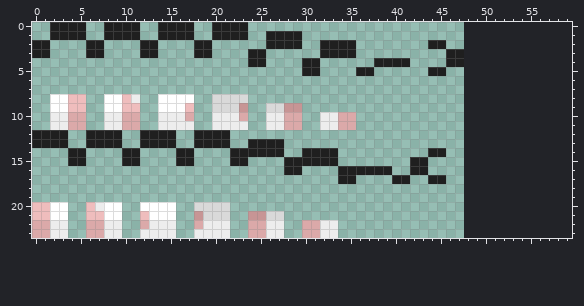
Pixel-art sprite: sample_skins/9/eyes.png. Above, as it was before the edit.
The file is 48x24 pixels. The old version is drawn lined up with the new one, on the new canvas.
After the commit:
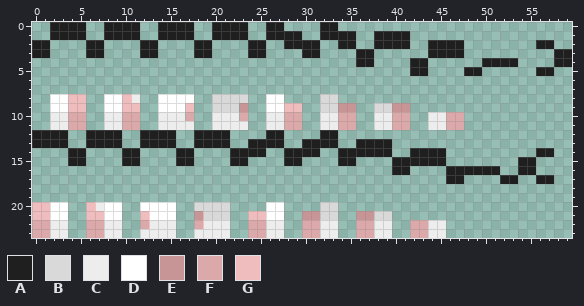
Palette (. is transparent): A #1f1f1f  B #d9d9d9  C #ededed  D #ffffff  E #c79595  F #dba9a9  G #efbdbd
Changes in this commit:
canvas 48x24 -> 60x24
Colour A is added in row 0 at x 26 to 27 and 32 to 33; in row 1 at x 32 to 35 and 38 to 41; in row 2 at x 24 to 25, 30 to 31, 38 to 41, 46 to 47 and 56 to 57; in row 3 at x 30 to 31, 36 to 37, 44 to 45 and 58 to 59; in row 4 at x 36 to 37, 42 to 43, 50 to 53 and 58 to 59; in row 5 at x 42 to 43, 48 to 49 and 56 to 57.
Colour A is added in row 12 at x 26 to 27 and 32 to 33; in row 13 at x 30 to 33 and 36 to 39; in row 14 at x 28 to 29, 34 to 39, 42 to 43 and 56 to 57; in row 15 at x 34 to 35, 40 to 41, 44 to 45 and 54 to 55; in row 16 at x 40 to 41, 46 to 51 and 54 to 55; in row 17 at x 46 to 47, 52 to 53 and 56 to 57.
Colour B is added in row 8 at x 32 to 33; in row 9 at x 32 to 33 and 38 to 39; in row 20 at x 32 to 33; in row 21 at x 32 to 33 and 38 to 39.
Colour C is added in rows 10 to 11 at x 38 to 39 and 44 to 45; in rows 22 to 23 at x 38 to 39 and 44 to 45.
Colour D is added in row 8 at x 26 to 27; in row 20 at x 26 to 27.
Colour D replaces colour B in row 9 at x 26 to 27; in row 21 at x 26 to 27.
Colour E is added in row 9 at x 34 to 35 and 40 to 41; in row 21 at x 30 to 31 and 36 to 37.
Colour F is added in rows 10 to 11 at x 40 to 41 and 46 to 47; in rows 22 to 23 at x 36 to 37 and 42 to 43.
Colour G replaces colour E in row 9 at x 28 to 29; in row 21 at x 24 to 25.
The author cleared colour A in row 2 at x 26 to 27 and 32 to 33; in row 3 at x 32 to 35; in row 4 at x 24 to 25, 30 to 31, 38 to 41 and 46 to 47; in row 5 at x 30 to 31, 36 to 37 and 44 to 45; in row 14 at x 26 to 27 and 32 to 33; in row 15 at x 30 to 33.
The author cleared colour A in row 16 at x 28 to 29, 34 to 39 and 42 to 43; in row 17 at x 34 to 35, 40 to 41 and 44 to 45.
Changed places in both pictures, as pixel boxes (x1, y1, x2, y2):
changed: (248, 22, 572, 238)
